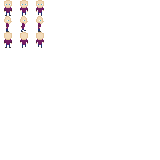
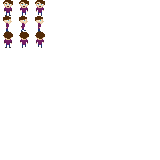
The second 160px x 160px image is a revision of the first. Changes to its layers:
added layer "mouth" above "eyebrows" over [7, 6, 43, 21]
added layer "eyebrows" above "hair" over [5, 3, 42, 20]
added layer "hair" above "Face" over [3, 0, 45, 39]
painted on "Layer 1" over [4, 0, 44, 21]
removed layer "base" over [4, 0, 44, 21]
